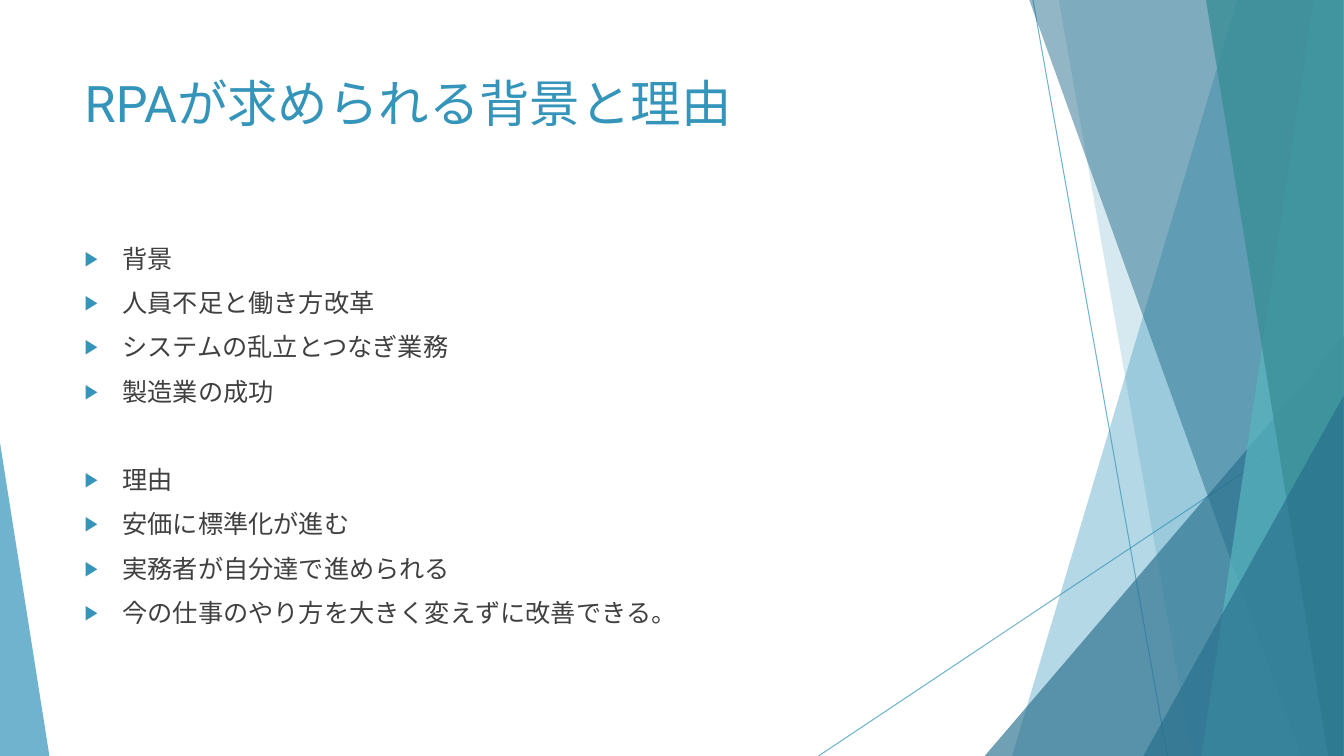
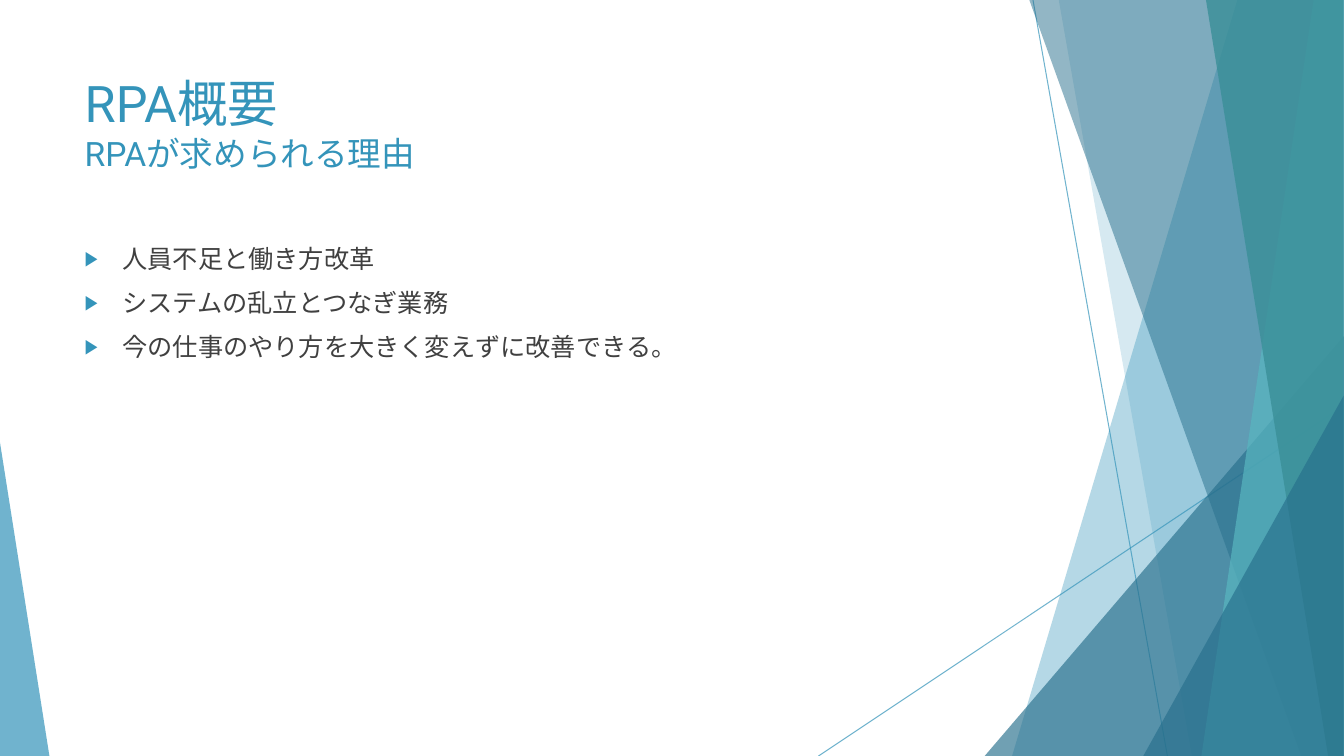
Before and after one commit to huangweijing/rpastudy, a slide deck: slide 8 of 020_RPA技術実施/20210218_RPA概要とUiPath環境構築/20210218_RPA概要とUiPath環境構築.pptx (slide 7 before the commit). Drawn at 1344x756 pixels with LibreOffice and Linux fonts; fonts in the diff are those of the drawing. Boxes give left, top, right and bottom in pixels: in the first picture for what was removed or moved away, otherwise in the second. Text is boxed around its words. In the diff, an @@ line names an element or a change of style, - is before the commit and + after.

```diff
--- a/020_RPA技術実施/20210218_RPA概要とUiPath環境構築/20210218_RPA概要とUiPath環境構築.pptx
+++ b/020_RPA技術実施/20210218_RPA概要とUiPath環境構築/20210218_RPA概要とUiPath環境構築.pptx
@@ title at (x1=85, y1=79, x2=415, y2=169): text changed; size 36 to 24 pt @@
-RPAが求められる背景と理由
+RPA概要
+RPAが求められる理由
@@ text at (x1=123, y1=247, x2=173, y2=270): paragraph removed @@
-▶ 背景
@@ text at (x1=123, y1=380, x2=451, y2=580): paragraphs removed @@
-▶ 製造業の成功
-▶ 理由
-▶ 安価に標準化が進む
-▶ 実務者が自分達で進められる
```
Also in this commit, not shown: 7 other slides changed, 9 slides added, 2 slides removed, 1 other file.
